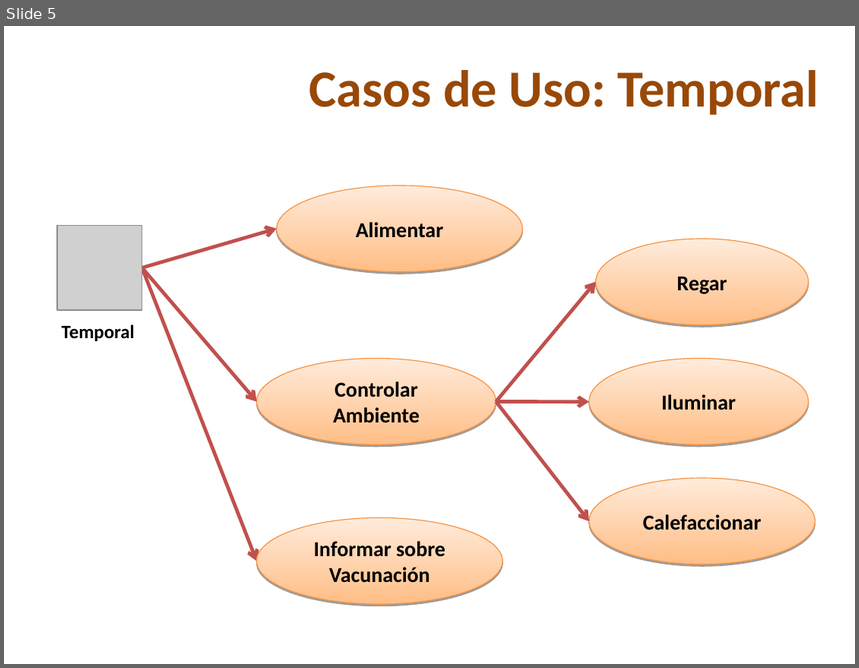
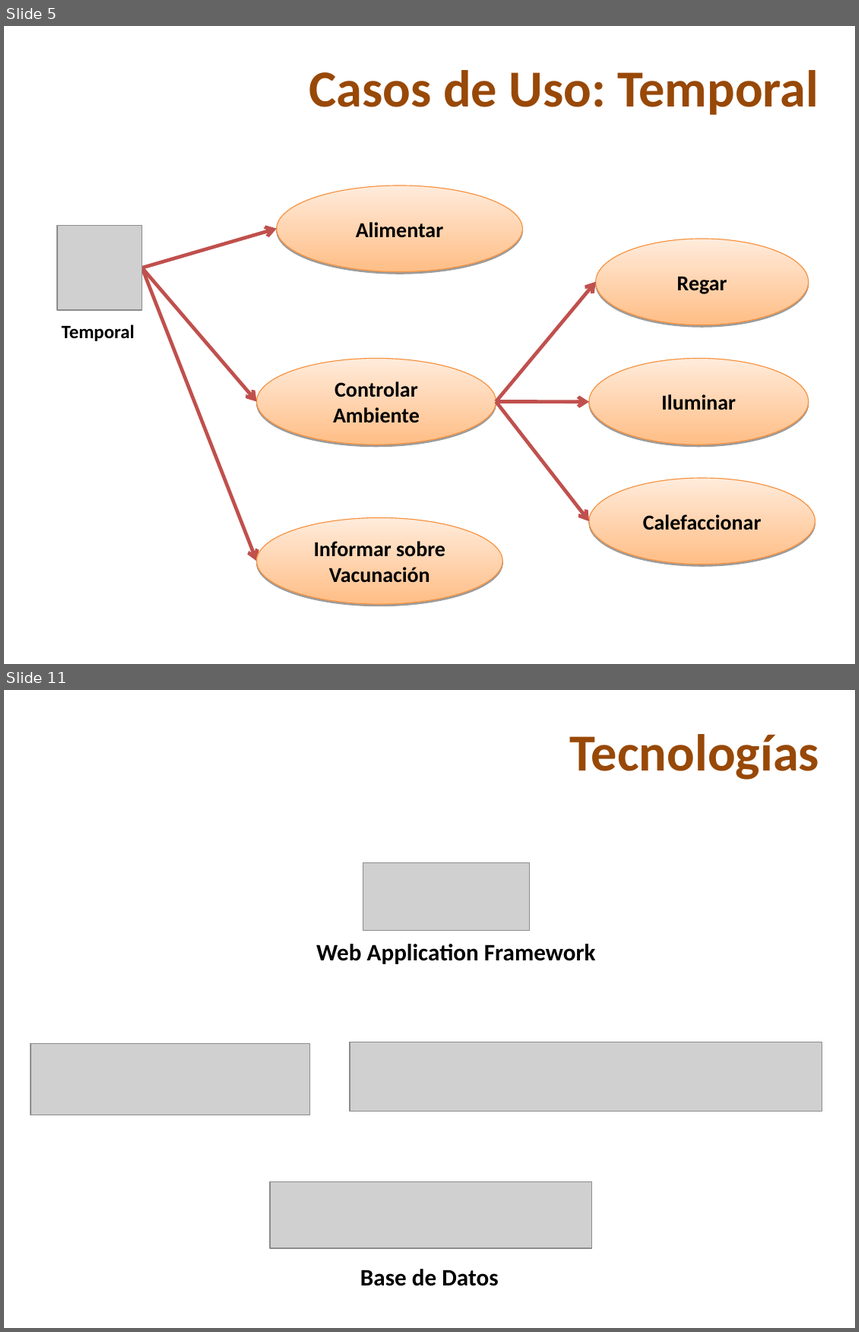
Before and after one commit to skiel85/taller-desarrollo-proyectos-i, a slide deck: Presentaciones/PresentacionDesarrollo.ppt. Shown one above the other, each under a label of ours: slide 5 before the commit, slides 5 and 11 after it; the slides between them are not shown. The pictures are 859x668 and 859x1332 pixels, drawn with LibreOffice and Linux fonts; fonts in the diff are those of the drawing; grey boxes stand for pictures; background and template pictures are left out. Boxes give left, top, right and bottom in pixels: in the first picture for what was removed or moved away, otherwise in the second. Text is boxed around its words. In the diff, an @@ line names an element or a change of style, - is before the commit and + after.

```diff
--- a/Presentaciones/PresentacionDesarrollo.ppt
+++ b/Presentaciones/PresentacionDesarrollo.ppt
@@ slide 11 added at bbox=[4, 690, 855, 1328], background picture (left out) @@
@@ title added at bbox=[570, 734, 819, 780], 44 pt, text #984807, bold @@
+Tecnologías
@@ picture added at bbox=[363, 863, 529, 931] @@
@@ text added at bbox=[316, 944, 596, 964], 20 pt, text #000000, bold @@
+Web Application Framework
@@ picture added at bbox=[31, 1044, 310, 1116] @@
@@ picture added at bbox=[350, 1043, 822, 1111] @@
@@ picture added at bbox=[271, 1182, 592, 1249] @@
@@ text added at bbox=[360, 1269, 498, 1287], 20 pt, text #000000, bold @@
+Base de Datos
```
Also in this commit, not shown: 2 slides changed, 7 other slides added, 2 slides removed.
